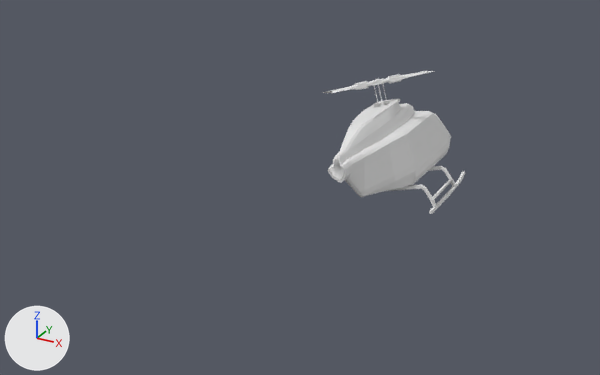
The FBX model Contents/mods/Expanded Helicopter Events/media/models_X/vehicles/Vehicle_Bell206Fuselage.fbx as it was, and as the next commit left it.
One viewpoint serves both versions: a camera (50 mm lens) standing at (2.53, -6.61, 3.0) and looking at (-0.4, -1.27, 0.33). Arrows for +X, +Y and +Z are at lower left; the lights stay in place. Where no turn or scale is listed for an object, it has been applied to the vertices.

Names of what the first picture shows: 'Fuselage.016'.
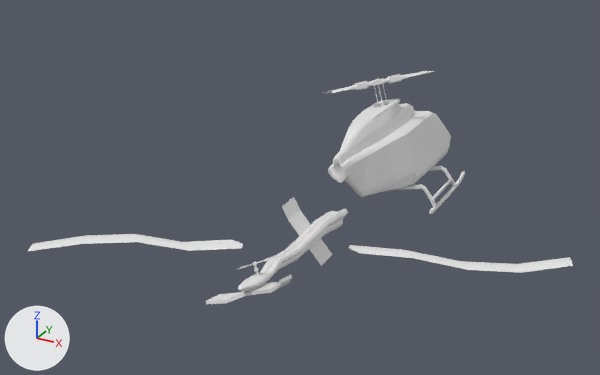
Edits to the bpy script that builds the scene:
```text
Add me_cube_027:
    me_cube_027.from_pydata(...)  # 384 vertices, 360 faces; spans x -1.81..1.94, y -1.07..0.78, z 0.13..0.58
    me_cube_027.materials.append(mat_material_001)  # its picture is missing
Add ob_fuselage_001:
    ob_fuselage_001 = bpy.data.objects.new('Fuselage.001', me_cube_027)
    ob_fuselage_001.location = (-0.226, -1.704, -0.123)
```

Pixel boxes [x1, y1, x2, y2] of what changed, in the pictures (600 x 375 px):
'Fuselage.001', added
    after: [28, 197, 573, 304]
